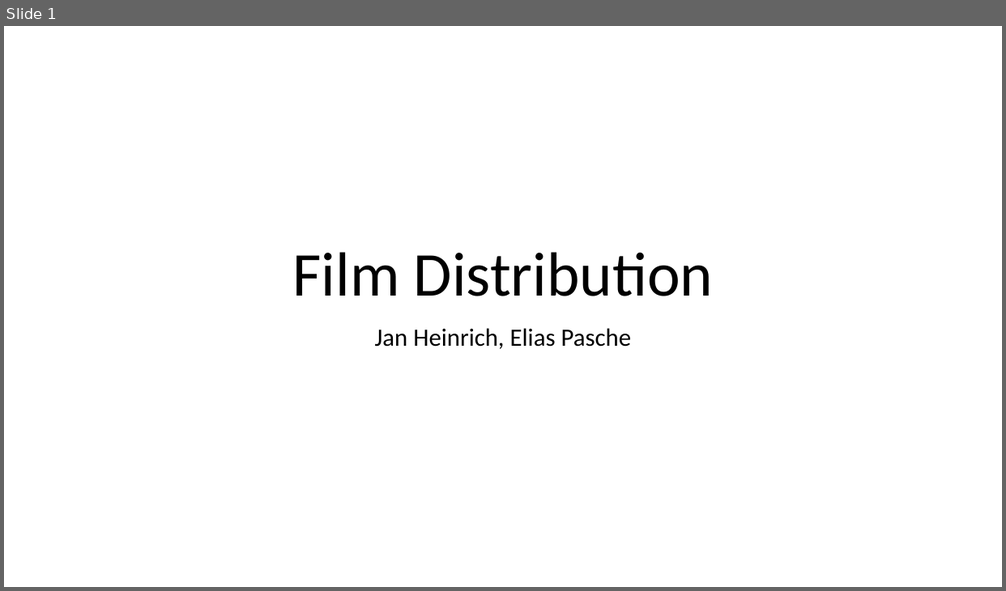
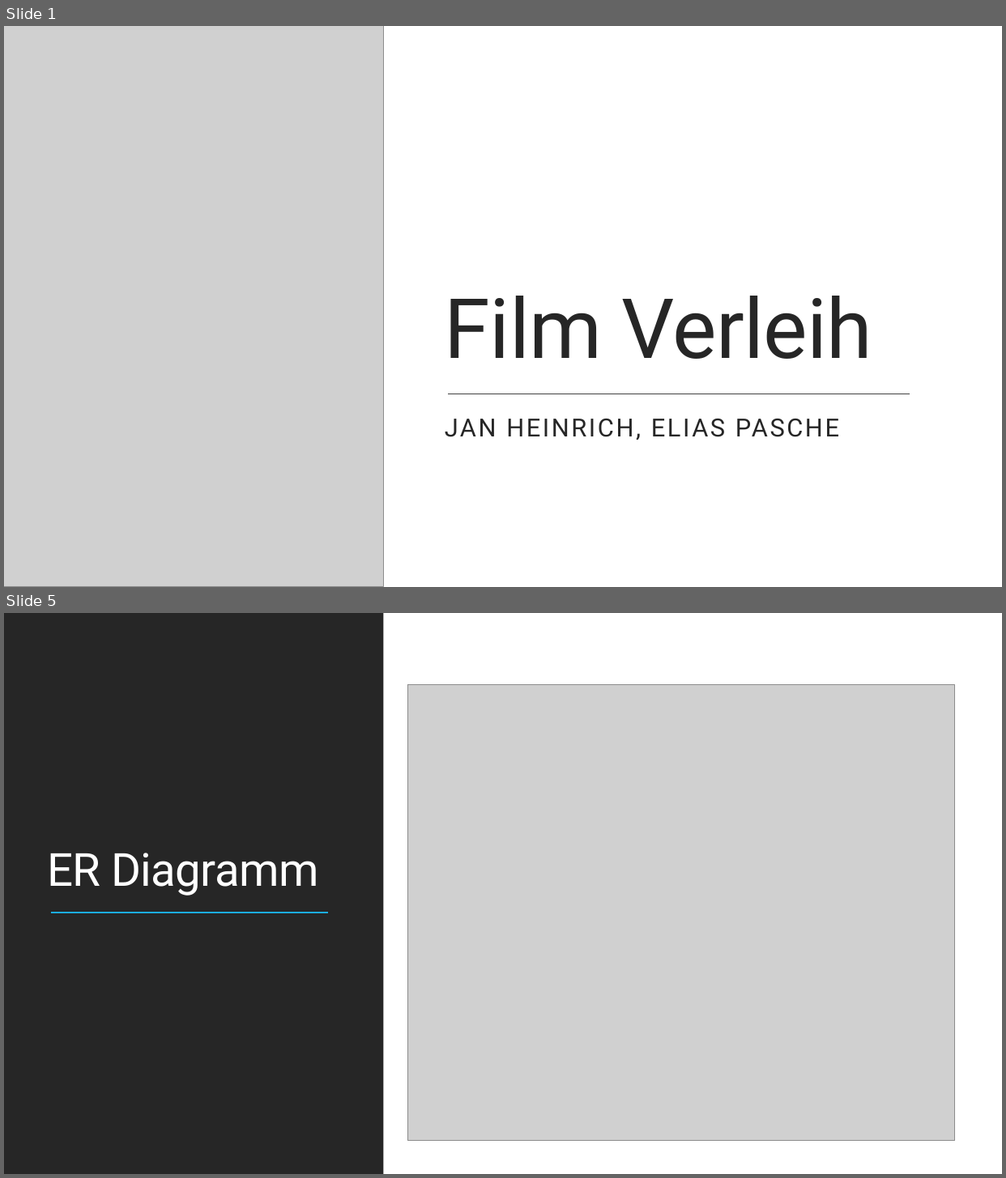
Before and after one commit to eliaspasche/film_distribution, a slide deck: doc/presentation.pptx. Shown one above the other, each under a label of ours: slide 1 before the commit, slides 1 and 5 after it; the slides between them are not shown. The pictures are 1006x591 and 1006x1178 pixels, drawn with LibreOffice and Linux fonts; fonts in the diff are those of the drawing; grey boxes stand for pictures. Boxes give left, top, right and bottom in pixels: in the first picture for what was removed or moved away, otherwise in the second. Text is boxed around its words. In the diff, an @@ line names an element or a change of style, - is before the commit and + after.

```diff
--- a/doc/presentation.pptx
+++ b/doc/presentation.pptx
@@ slide 5 added at [4,613,1002,1174], background #FFFFFF @@
@@ rectangle added at [4,613,1002,1174], fill #FFFFFF @@
@@ rectangle added at [4,613,384,1174], fill #262626 @@
@@ picture added at [407,685,955,1141] @@
@@ title added at [47,853,319,896], 44 pt, text #FFFFFF @@
+ER Diagramm
@@ line added from (51, 914) to (328, 914), #1CADE4 1.5 pt @@
@@ rectangle added at [4,1137,1002,1174], fill #262626 @@
@@ slide 1 changed as well @@
@@ rectangle added at [4,26,1002,587], fill #FFFFFF @@
@@ picture added at [4,26,384,587] @@
@@ title at [445,296,872,359]: text changed; size 60 to 80 pt; font Calibri to Roboto; text colour #000000 to #262626 @@
-Film Distribution
+Film Verleih
@@ line added from (449, 395) to (910, 395), #404040 1 pt @@
@@ subtitle at [445,419,839,440]: text changed; font Calibri to Roboto; text colour #000000 to #262626 @@
-Jan Heinrich, Elias Pasche
+JAN HEINRICH, ELIAS PASCHE
@@ rectangle added at [4,550,1002,587], fill #262626 @@
```
Also in this commit, not shown: 12 other slides added.
